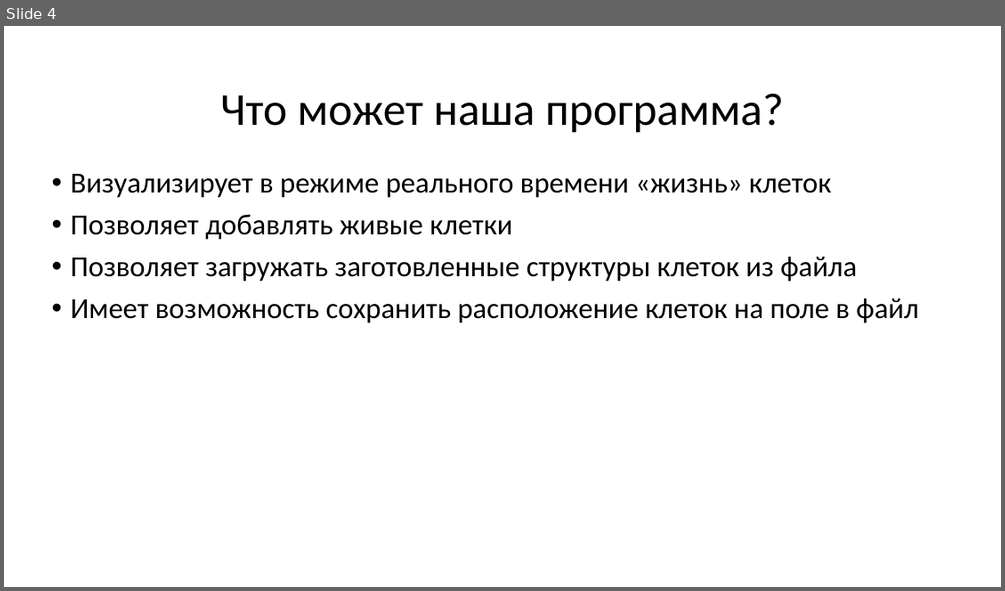
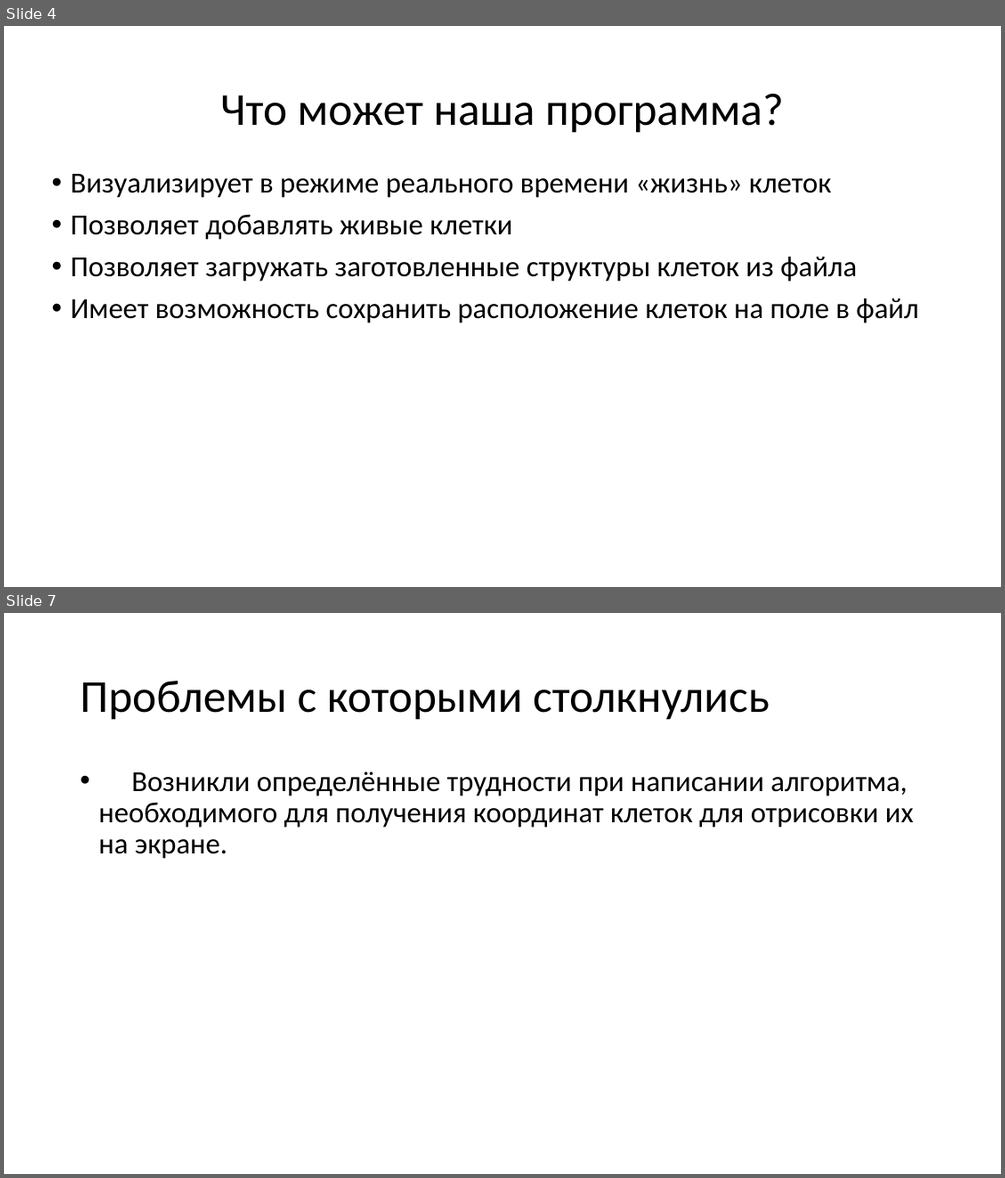
Before and after one commit to Oleg20502/Conways_game_of_life, a slide deck: Project_presentation.pptx. Shown one above the other, each under a label of ours: slide 4 before the commit, slides 4 and 7 after it; the slides between them are not shown. The pictures are 1005x591 and 1005x1178 pixels, drawn with LibreOffice and Linux fonts; fonts in the diff are those of the drawing; background and template pictures are left out. Boxes give left, top, right and bottom in pixels: in the first picture for what was removed or moved away, otherwise in the second. Text is boxed around its words. In the diff, an @@ line names an element or a change of style, - is before the commit and + after.

```diff
--- a/Project_presentation.pptx
+++ b/Project_presentation.pptx
@@ slide 7 added at (4, 613, 1001, 1174), background picture (left out) @@
@@ title added at (80, 681, 769, 720), 44 pt, text #000000 @@
+Проблемы с которыми столкнулись
@@ text added at (98, 771, 914, 859), 28 pt, text #000000 @@
+• Возникли определённые трудности при написании алгоритма, необходимого для получения координат клеток для отрисовки их на экране.
```
Also in this commit, not shown: 1 slide changed, 1 other slide added, 15 slides removed.
